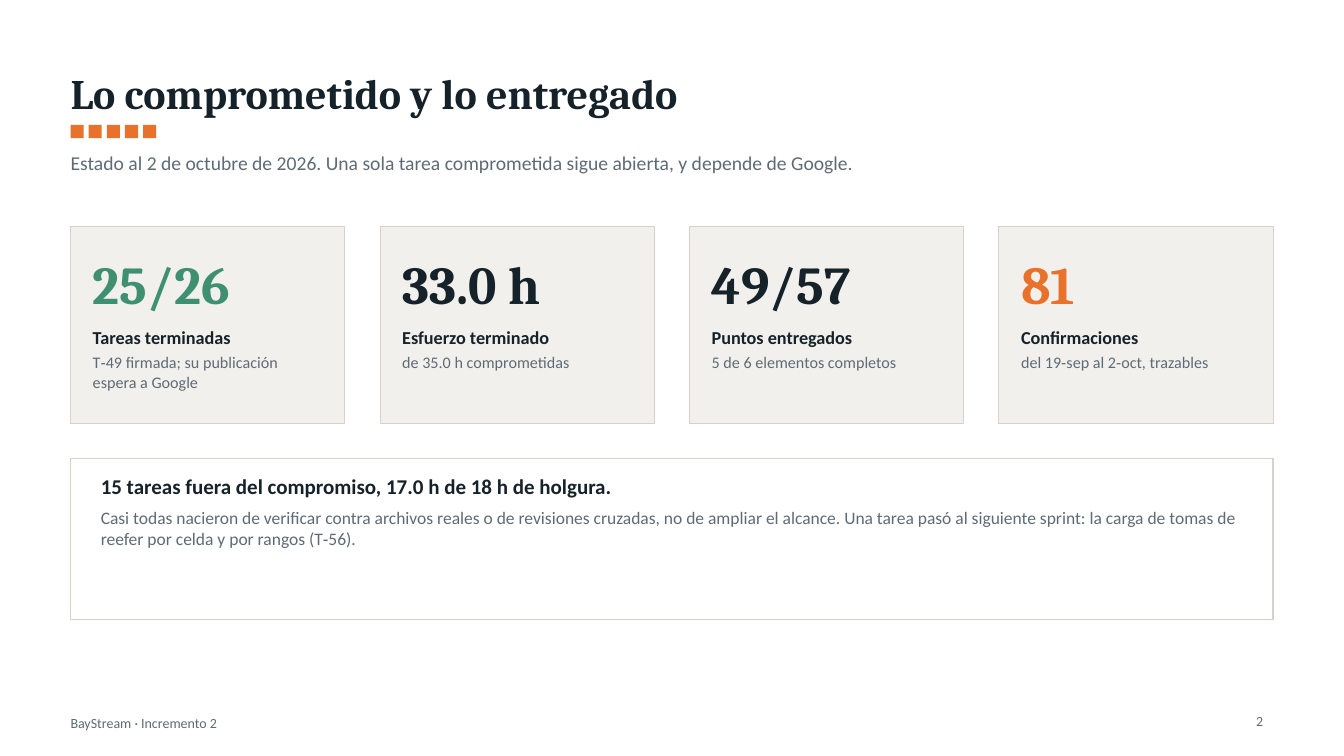
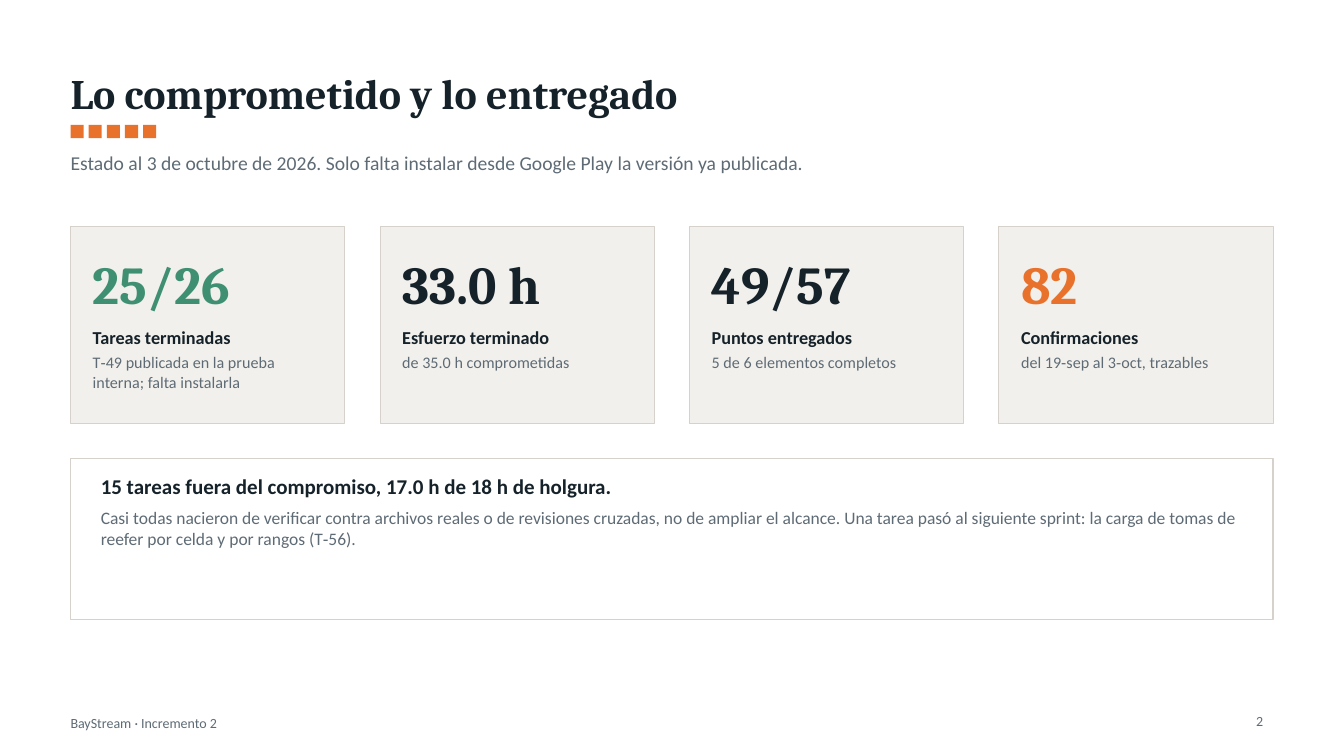
Before and after one commit to YovaWarrior/Proyecto-BayStream, a slide deck: slide 2 of docs/BayStream_Incremento2_Presentacion.pptx. Drawn at 1344x756 pixels with LibreOffice and Linux fonts; fonts in the diff are those of the drawing. Boxes give left, top, right and bottom in pixels: in the first picture for what was removed or moved away, otherwise in the second. Text is boxed around its words. In the diff, an @@ line names an element or a change of style, - is before the commit and + after.

Commit message:
Sprint 2: T-49 publicada en la prueba interna de Google Play
Decision 10.45. Version 1 (1.0.0) publicada el 3-oct; T-49 sigue en curso hasta instalarla en el Honor desde Play. Tablero v32, documento y presentacion del Incremento 2 al 3-oct.

```diff
--- a/docs/BayStream_Incremento2_Presentacion.pptx
+++ b/docs/BayStream_Incremento2_Presentacion.pptx
@@ text at (x1=71, y1=156, x2=803, y2=174): text changed @@
-Estado al 2 de octubre de 2026. Una sola tarea comprometida sigue abierta, y depende de Google.
+Estado al 3 de octubre de 2026. Solo falta instalar desde Google Play la versión ya publicada.
@@ text at (x1=1021, y1=268, x2=1078, y2=305): text changed @@
-81
+82
@@ text at (x1=93, y1=357, x2=275, y2=390): text changed @@
-T‑49 firmada; su publicación espera a Google
+T‑49 publicada en la prueba interna; falta instalarla
@@ text at (x1=1021, y1=357, x2=1209, y2=371): text changed @@
-del 19‑sep al 2‑oct, trazables
+del 19‑sep al 3‑oct, trazables
```
Also in this commit, not shown: 4 other slides changed, 3 other files.
